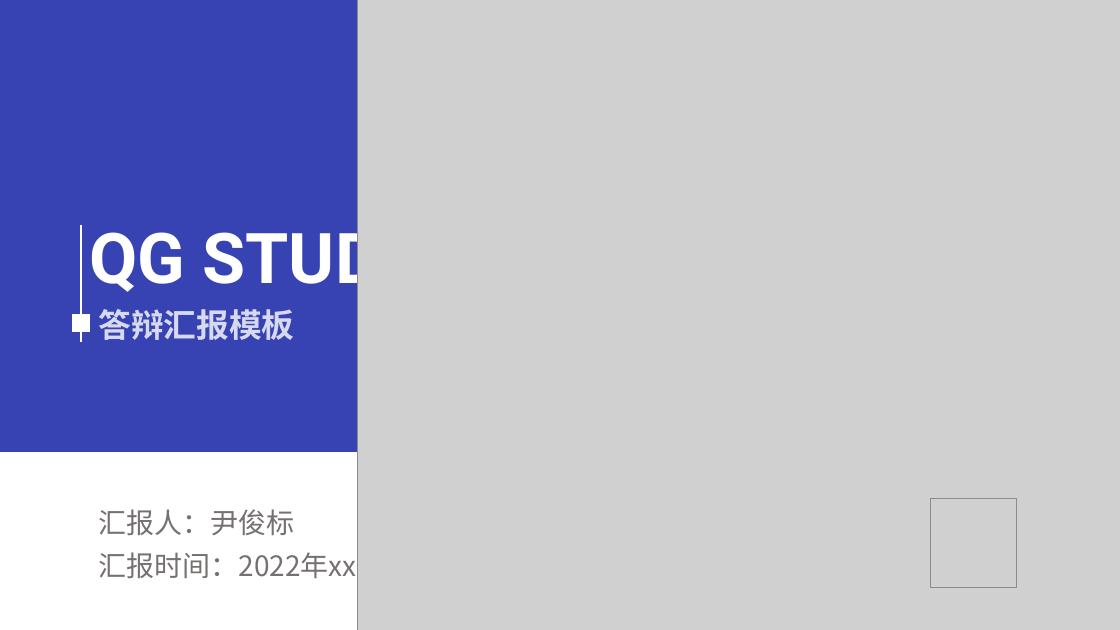
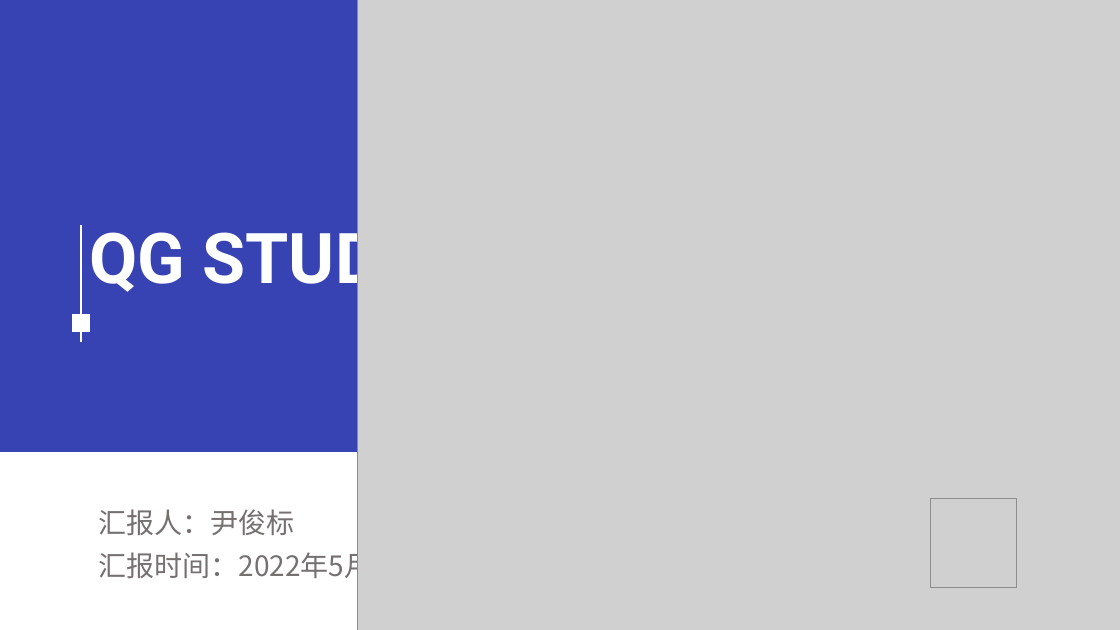
Before and after one commit to sunsetsouol/qg, a slide deck: slide 1 of ShoppingManagement/QG汇报尹俊标.pptx. Drawn at 1120x630 pixels with LibreOffice and Linux fonts; fonts in the diff are those of the drawing; grey boxes stand for pictures. Boxes give left, top, right and bottom in pixels: in the first picture for what was removed or moved away, otherwise in the second. Text is boxed around its words. In the diff, an @@ line names an element or a change of style, - is before the commit and + after.

```diff
--- a/ShoppingManagement/QG汇报尹俊标.pptx
+++ b/ShoppingManagement/QG汇报尹俊标.pptx
@@ text removed at [99, 309, 295, 340] @@
-答辩汇报模板
@@ text at [99, 548, 416, 584]: text changed @@
-汇报时间：2022年xx月xx日
+汇报时间：2022年5月7日
```
Also in this commit, not shown: 13 other slides changed, 1 slide added, 5 other files.
